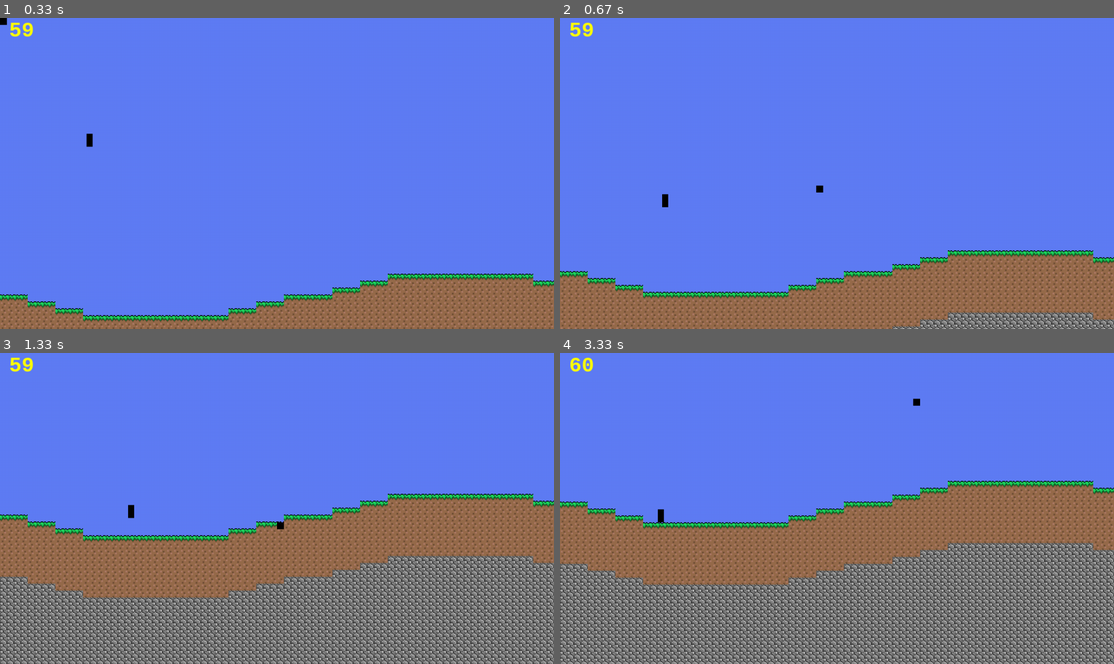
Above: before the commit, frames 1-4 (two rows, left to right).
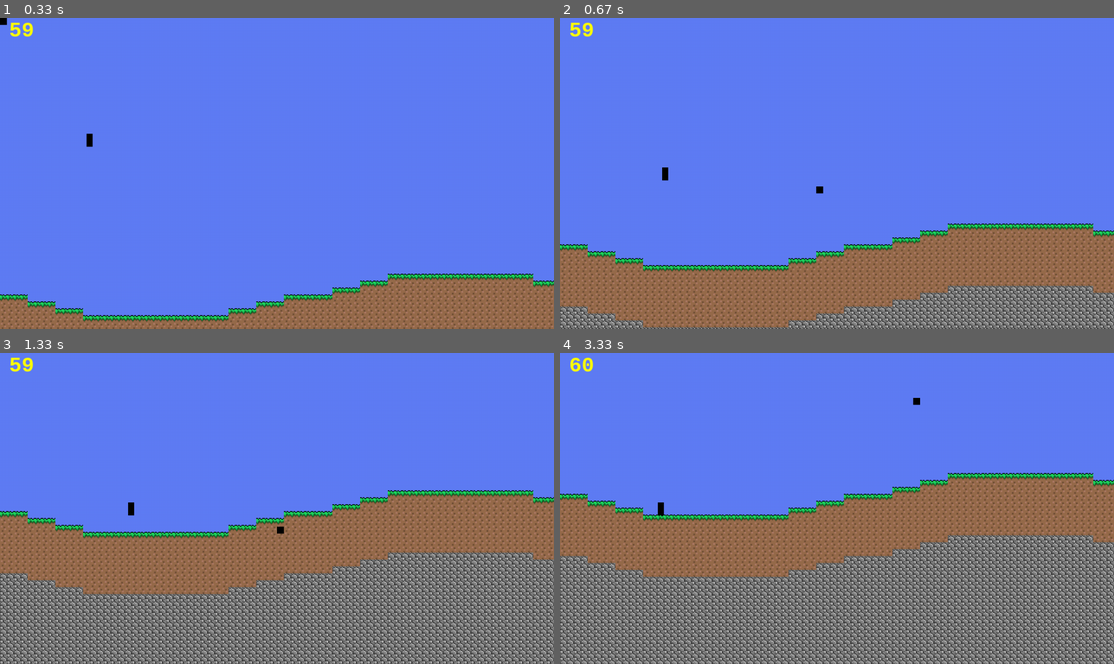
Above: after the commit, the same moments.

Repository: Nicholas-Merillat/tilemap-pygame
Game: pygame game, started from main.py
Two runs of this game, one before a commit and one after it. Both use one fixed random seed, a clock stepped at 60 frames per second and the inputs below.
Inputs (mouse positions are in pixels of both pictures, inside the frame that each line leads up to):
- Up to frame 1 (0.33 s): no input
- Up to frame 2 (0.67 s): hold D from 0.33 s (still down); move the mouse to (814, 185) at 0.37 s
- Up to frame 3 (1.33 s): release D at 0.8 s; hold W 0.83-1.13 s; move the mouse to (454, 499) at 0.87 s; hold D from 1.17 s (still down); move the mouse to (277, 530) at 1.2 s
- Up to frame 4 (3.33 s): release D at 1.63 s; hold A 1.67-2.2 s; move the mouse to (704, 511) at 1.7 s; hold A 2.23-2.63 s; move the mouse to (892, 576) at 2.27 s; hold W 2.67-3.03 s; move the mouse to (665, 580) at 2.7 s; hold D from 3.07 s (still down); move the mouse to (920, 399) at 3.1 s

Frame 1 is identical in both runs. In frame 2, 18% of the frame differs, in the area x 0-100%, y 48-100%; in frame 3, 29%, in the area x 0-100%, y 44-100%; in frame 4, 26%.

Commit message:
final commit before possible camera refactor

Diff:
--- a/main.py
+++ b/main.py
@@ -19,13 +19,14 @@
         self.tilemap = TileMap()
         self.tilemap.generate_world()
 
-        self.camera = Camera(0, 0, True)
+        self.camera = Camera(0, 0, False)
         self.player = Player(100, 100, 7, 15, self.tilemap)
 
         self.delta = (self.clock.tick(MAX_FPS) / 1000) * PHYSICS_FPS
 
     def render(self):
         # Draw any pixel art on viewport to keep pixels
+        self.screen.fill((0,0,0))
         self.viewport.fill((95,125,245))
 
         # Iterates through the visible tiles on camera in the tilemap and draws the tile images
@@ -35,7 +36,7 @@
                 if tile_id >= 1:
                     block_image = self.tilemap.block_images[tile_id - 1]
                     block_image = pygame.transform.scale(block_image, (TILE_SIZE, TILE_SIZE))
-                    self.viewport.blit(block_image, pygame.Rect(x * TILE_SIZE - self.camera.x, y * TILE_SIZE - self.camera.y, TILE_SIZE, TILE_SIZE))
+                    self.viewport.blit(block_image, pygame.Rect(math.floor(x * TILE_SIZE - self.camera.x), math.floor(y * TILE_SIZE - self.camera.y), TILE_SIZE, TILE_SIZE))
 
         pygame.draw.rect(self.viewport, (0,0,0), self.tilemap.cursor)
         pygame.draw.rect(self.viewport, (0,0,0), self.player.rect)
